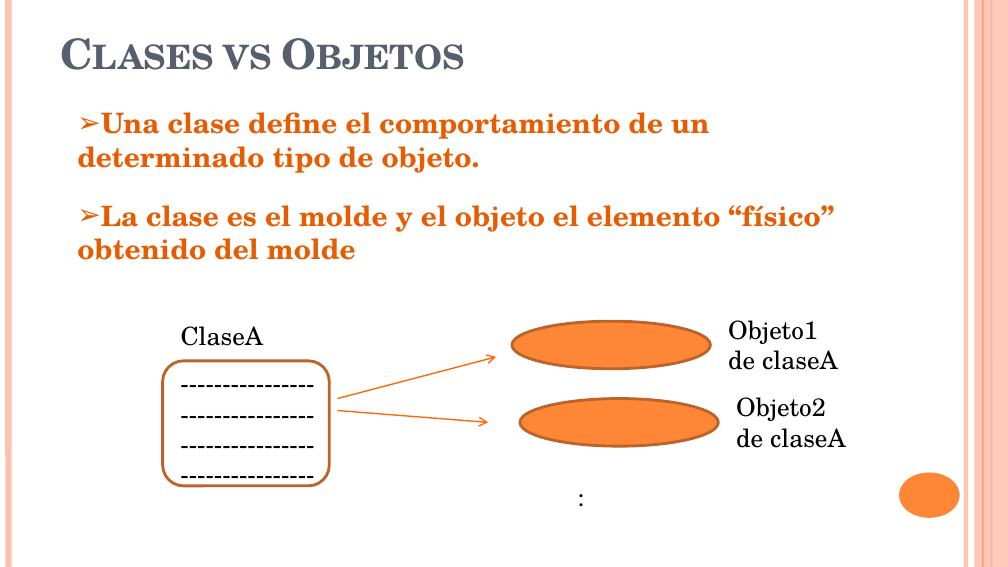
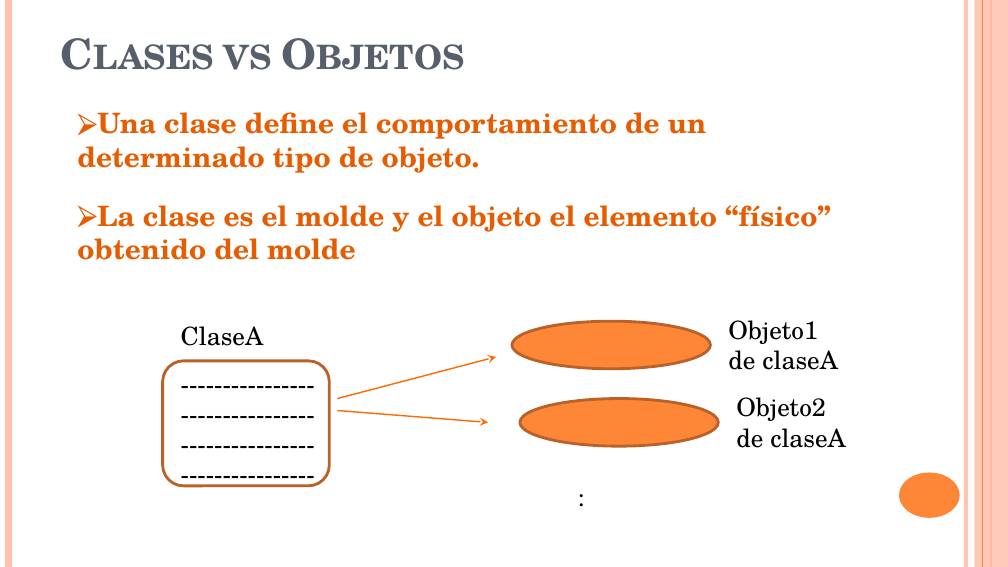
Before and after one commit to jorgecursosnuevatec/IFCD0005-PROGRAMADOR-JAVA-SE-PROFESIONAL-EN-CLOUD, a slide deck: slide 2 of Documentacion Curso IFCD0005-PROGRAMADOR JAVA SE PROFESIONAL EN CLOUD/presentaciones/modulo_I_java_fundamentals/presentacion_clases_objetos.pptx. Drawn at 1008x567 pixels with LibreOffice and Linux fonts; fonts in the diff are those of the drawing. Boxes give left, top, right and bottom in pixels: in the first picture for what was removed or moved away, otherwise in the second. Text is boxed around its words. In the diff, an @@ line names an element or a change of style, - is before the commit and + after.

Commit message:
Wed Dec 14 13:34:40     2022 2022-12-14 SUBIDA DESDE CLASE salida

```diff
--- a/Documentacion Curso IFCD0005-PROGRAMADOR JAVA SE PROFESIONAL EN CLOUD/presentaciones/modulo_I_java_fundamentals/presentacion_clases_objetos.pptx
+++ b/Documentacion Curso IFCD0005-PROGRAMADOR JAVA SE PROFESIONAL EN CLOUD/presentaciones/modulo_I_java_fundamentals/presentacion_clases_objetos.pptx
@@ rectangle at (x1=975, y1=0, x2=1008, y2=566): fill #FEC3AE at 87% opacity to #FEC2AC at 87% opacity @@
@@ text "Una clase define el comportamiento ..." at (x1=77, y1=112, x2=831, y2=260): text colour #E75C01 to #E65C01; bullet ➢ to ⮚; less space between paragraphs @@
@@ arrow (338, 398) - (496, 357): stroke #FF6B0A 1 pt to #FF6803 1 pt; arrowheads changed @@
@@ arrow (338, 410) - (488, 422): stroke #FF6B0A 1 pt to #FF6803 1 pt; arrowheads changed @@
```
Also in this commit, not shown: 6 other slides changed, 1 other file.
